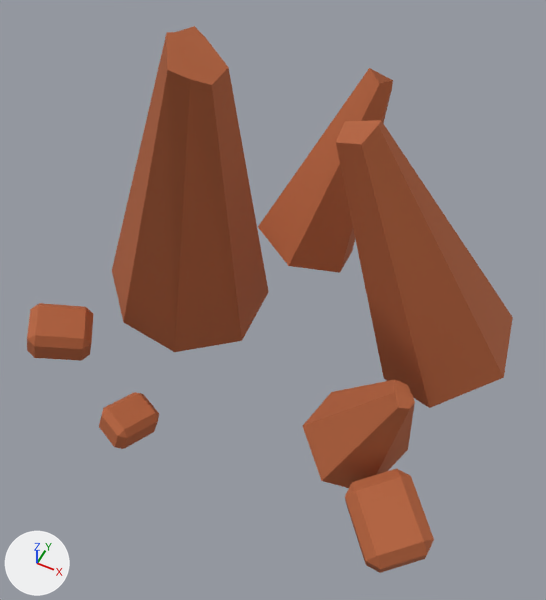
The glTF model assets/models/ore_iron.glb as it was, and as the next commit left it.
Rendered twice from a camera (50 mm lens) standing at (0.224, -0.492, 0.653) and looking at (0.015, -0.073, 0.129). The lights are fixed; the arrows at lower left show +X, +Y and +Z. The older version comes first. Vertices at exactly the same position are counted once.

Objects in the first picture: 'ore_iron'.
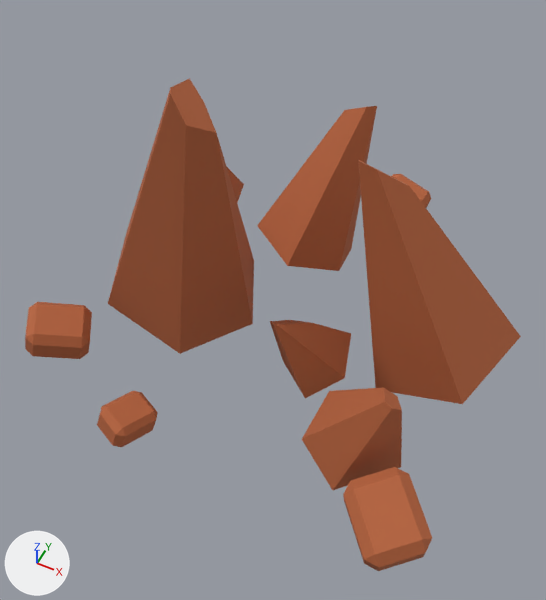
What differs and where, as boxes (x1, y1, x2, y2) in the pictures (546 x 600 px; the box of a moved part takes in the faces that stretch with it):
'ore_iron', reshaped, moved (10% shorter): before (27, 26, 513, 573); after (25, 78, 521, 571)
part 1 of me_ore_iron, rebuilt (7% narrower, 15% shorter): before (112, 26, 269, 352); after (108, 78, 254, 354)
part 2 of me_ore_iron, rebuilt (8% narrower, 15% shorter): before (336, 120, 513, 408); after (358, 160, 521, 404)
part 3 of me_ore_iron, rebuilt (not visible before): after (226, 166, 244, 203)
part 4 of me_ore_iron, rebuilt (11% narrower): before (303, 380, 415, 488); after (302, 388, 402, 490)
part 5 of me_ore_iron, moved or reshaped: before (258, 68, 393, 273); after (257, 106, 377, 271)
part 6 of me_ore_iron, added (orange): after (270, 320, 351, 398)

Edits to the bpy script that builds the scene:
```text
Change me_ore_iron:
    used by ob_ore_iron; location = (-0.002, -0.007, 0.027)
    verts and faces of me_ore_iron; kept vertices keep their numbers, new ones are numbered from 160
    remove me_ore_iron.from_pydata(...)  # 160 vertices, 284 faces; spans x -0.228..0.233, y -0.228..0.241, z -0.027..0.359
    add me_ore_iron.from_pydata(...)  # 160 vertices, 280 faces; spans x -0.228..0.236, y -0.228..0.241, z -0.029..0.306
    me_ore_iron part 1: the loose piece of 16 vertices spanning x -0.196..-0.014, y -0.106..0.068, z -0.016..0.359 is rebuilt with 12 vertices and now spans x -0.202..-0.027, y -0.094..0.062, z -0.017..0.306
    me_ore_iron part 2: the loose piece of 12 vertices spanning x 0.04..0.233, y -0.046..0.105, z -0.027..0.265 is rebuilt with 10 vertices and now spans x 0.057..0.236, y -0.039..0.108, z -0.029..0.23
    me_ore_iron part 3: the loose piece of 12 vertices spanning x -0.22..-0.121, y 0.068..0.171, z -0.012..0.155 is rebuilt with 10 vertices and now spans x -0.222..-0.125, y 0.073..0.164, z -0.011..0.139
    me_ore_iron part 4: the loose piece of 12 vertices spanning x 0.079..0.174, y -0.166..-0.068, z -0.011..0.128 is rebuilt with 10 vertices and now spans x 0.086..0.176, y -0.166..-0.072, z -0.007..0.115
    me_ore_iron part 5
    11 vertices are removed from x -0.076..0.029, y 0.045..0.204, z -0.016..0.203
    20 faces are deleted
    1 vertex moves from x -0.087, y 0.143, z 0.004 to x 0.02, y 0.143, z -0.016
    11 vertices are added at x -0.088..0.027, y 0.044..0.191, z -0.016..0.165
    20 new faces join them
    me_ore_iron part 6
    add verts[171] = (0.029, -0.048, 0.058)  # pixel (290, 319)
    add verts[172] = (0.018, -0.071, 0.075)  # pixel (269, 321)
    add verts[173] = (0.022, -0.049, -0.012)  # pixel (283, 361)
    add verts[174] = (0.04, -0.009, 0.006)
    add verts[175] = (0.083, -0.017, 0.033)  # pixel (351, 333)
    add verts[176] = (0.094, -0.059, 0.015)  # pixel (344, 378)
    add verts[177] = (0.064, -0.085, -0.006)  # pixel (305, 398)
    add verts[178] = (0.051, -0.044, 0.062)  # pixel (312, 322)
    add verts[179] = (0.03, -0.08, 0.086)  # pixel (276, 324)
    add verts[180] = (0.026, -0.079, 0.084)  # pixel (273, 323)
    add faces += [(171, 173, 172), (171, 174, 173), (175, 178, 179), (175, 179, 176), (171, 178, 174), (174, 178, 175)]
    add faces += [(171, 172, 178), (172, 180, 179), (172, 179, 178), (176, 179, 180), (176, 180, 177), (173, 174, 177)]
    add faces += [(174, 175, 176), (174, 176, 177), (172, 177, 180), (172, 173, 177)]
Change ob_ore_iron:
    ob_ore_iron.location: (-0.002, -0.007, 0.027) -> (-0.004, -0.007, 0.029)
```
